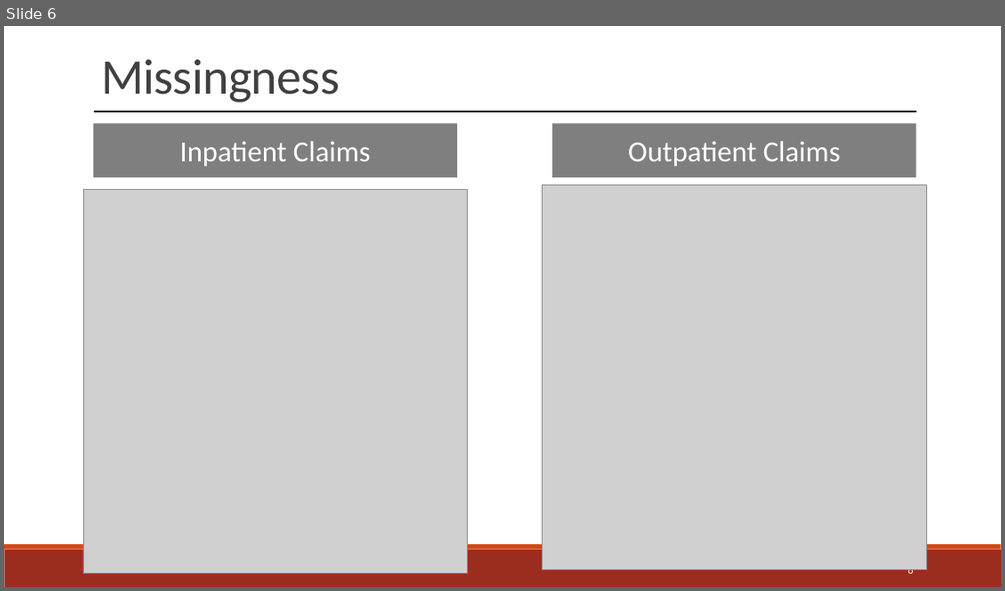
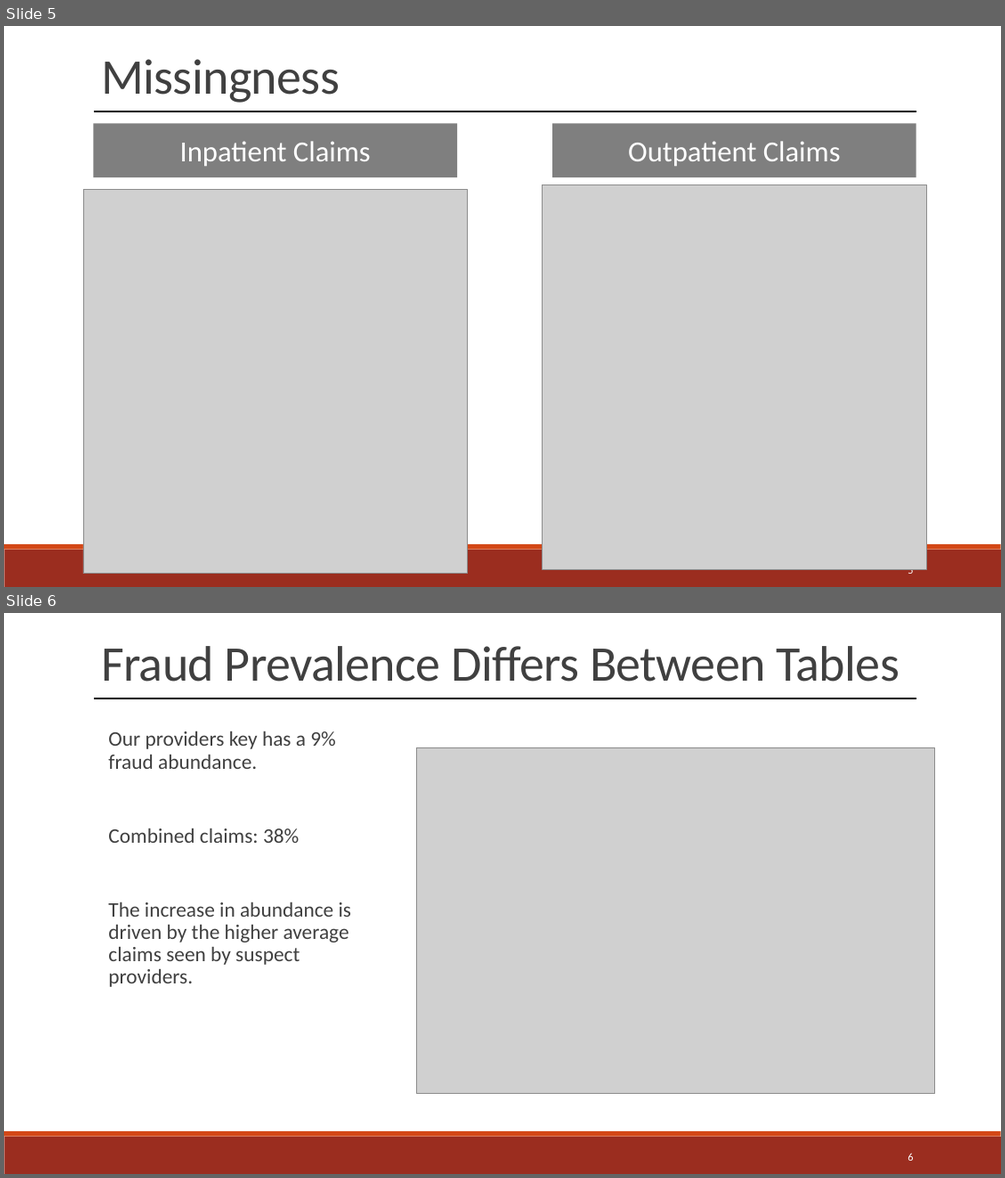
Before and after one commit to jwelch1123/healthcare_fraud_detection, a slide deck: Presentation.pptx. Shown one above the other, each under a label of ours: slide 6 before the commit, slides 5 and 6 after it. The pictures are 1005x591 and 1005x1178 pixels, drawn with LibreOffice and Linux fonts; fonts in the diff are those of the drawing; grey boxes stand for pictures. Boxes give left, top, right and bottom in pixels: in the first picture for what was removed or moved away, otherwise in the second. Text is boxed around its words. In the diff, an @@ line names an element or a change of style, - is before the commit and + after.

```diff
--- a/Presentation.pptx
+++ b/Presentation.pptx
@@ slide 6 added at box(4, 613, 1001, 1174), background #FFFFFF; not listed: 2 template elements that a slide beside it also shows @@
@@ text added at box(101, 646, 899, 682), 48 pt, text #404040 @@
+Fraud Prevalence Differs Between Tables
@@ line added from (94, 698) to (916, 698), #000000 1.5 pt @@
@@ text added at box(108, 731, 351, 987), 20 pt, text #404040 @@
+  Our providers key has a 9% fraud abundance.
+  Combined claims: 38%
+  The increase in abundance is driven by the higher average claims seen by suspect providers.
@@ picture added at box(417, 747, 935, 1093) @@
@@ page number added at box(907, 1152, 913, 1160), 10.5 pt, text #FFFFFF @@
+6
@@ what was slide 6 is now slide 5 @@
@@ page number at box(907, 564, 913, 576): text changed @@
-6
+5
```
Also in this commit, not shown: 3 slides changed, 18 other slides added, 17 slides removed, 7 other files.
